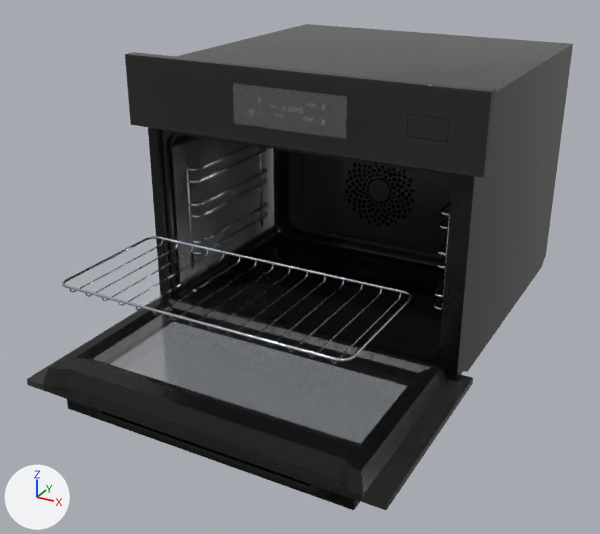
Renders of the glTF model public/models/5C70S9690ME.glb from each side of a commit.
Both versions are drawn from a 50 mm camera at (0.595, -1.066, 0.677) aimed at (-0.025, 0.06, 0.114). The lights are fixed; the arrows at lower left show +X, +Y and +Z. The picture after the commit comes second. Both versions are drawn at frame 25 of the action 'out.grid.requires.door'; the numbers are the values there.

Names of what the first picture shows: 'Body', 'Display', 'Display_Glass', 'Door', 'Grid', 'Grid_1', 'Ventilation'.
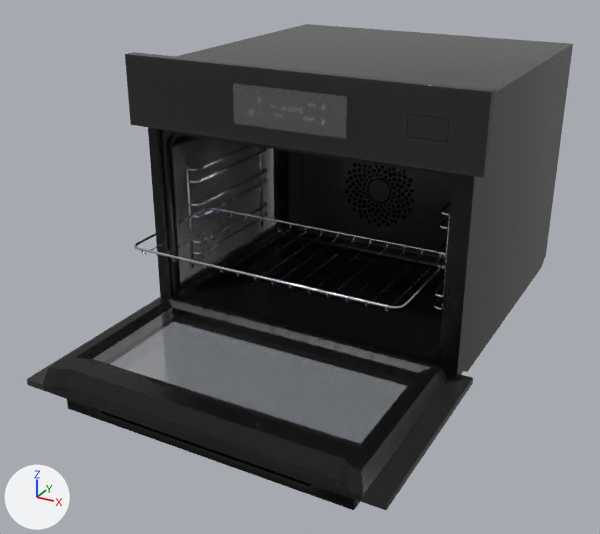
The edits, one by one:
Object 'Grid' (ob_grid) moves from (0.003, -0.344, 0.0) to (0.003, -0.185, 0.0).

Pixel boxes (x1, y1, x2, y2) of what changed, in the pictures (600 x 534 px):
'Grid', moved
    before: (62, 236, 412, 364)
    after: (134, 207, 445, 311)
